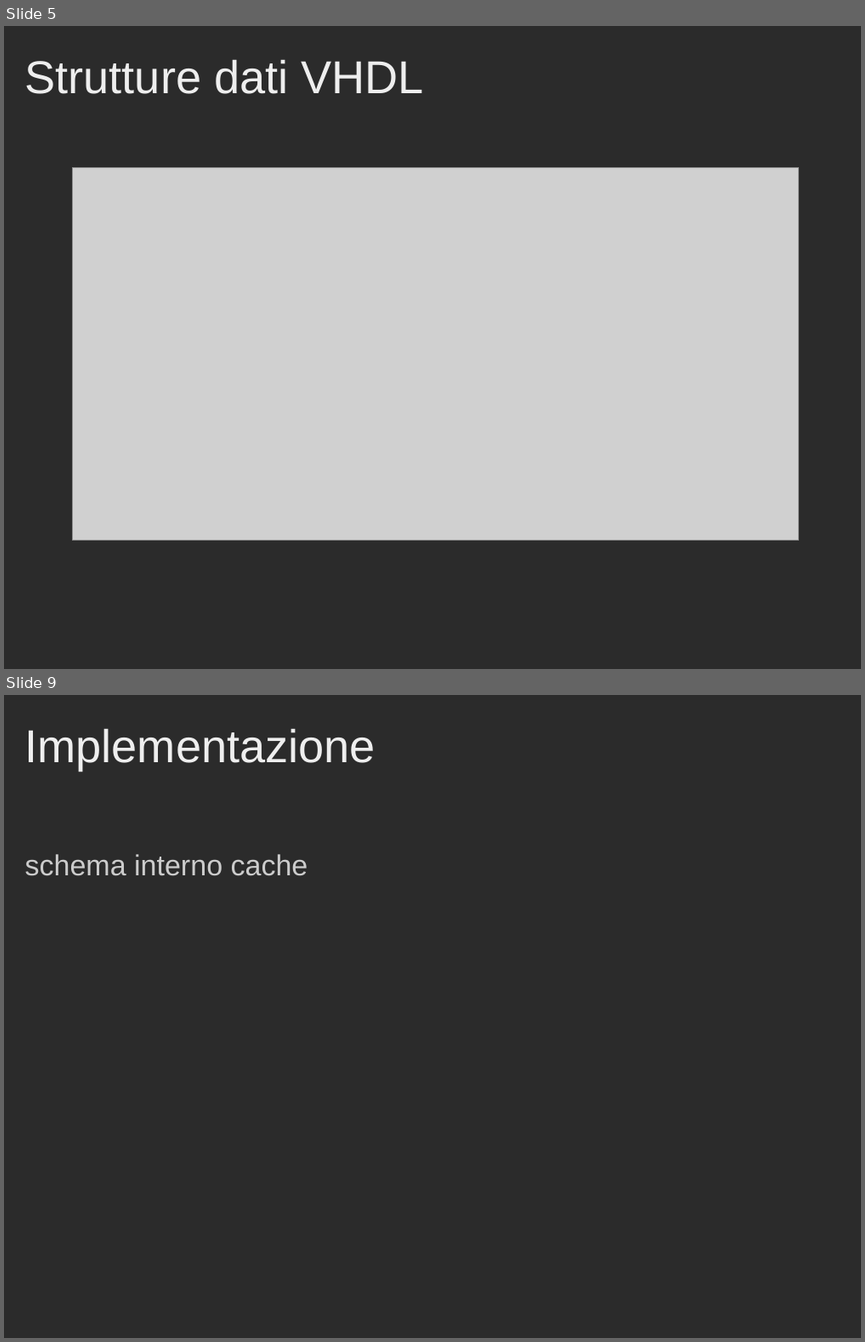
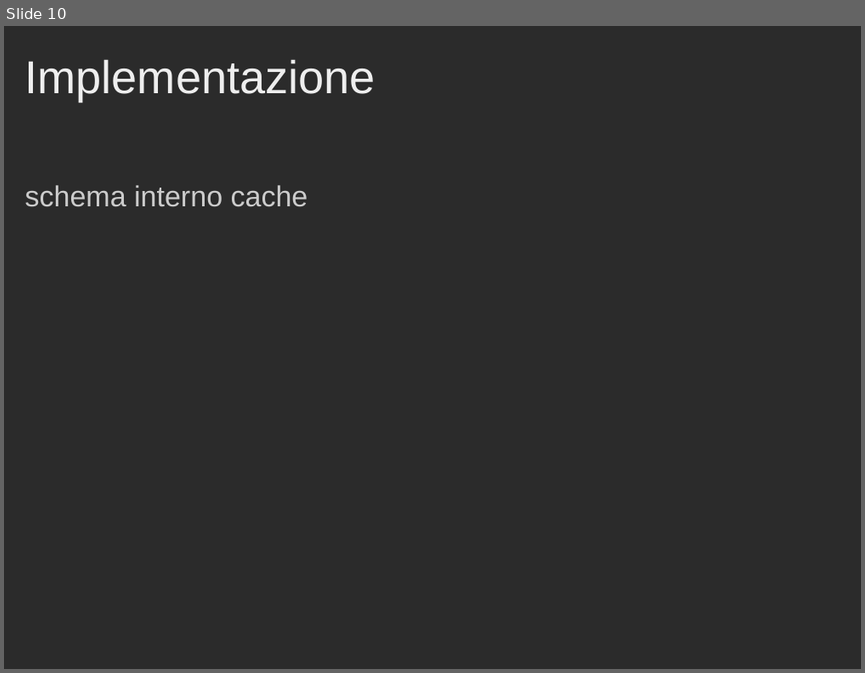
Before and after one commit to Muffo/dlxcache, a slide deck: Presentazione_Progetto_Cache.ppt. Shown one above the other, each under a label of ours: slides 5 and 9 before the commit, slide 10 after it; the slides between them are not shown. The pictures are 865x1342 and 865x673 pixels, drawn with LibreOffice and Linux fonts; fonts in the diff are those of the drawing; grey boxes stand for pictures; background and template pictures are left out; a plain dark background stands for a picture behind light text. Boxes give left, top, right and bottom in pixels: in the first picture for what was removed or moved away, otherwise in the second. Text is boxed around its words. In the diff, an @@ line names an element or a change of style, - is before the commit and + after.

```diff
--- a/Presentazione_Progetto_Cache.ppt
+++ b/Presentazione_Progetto_Cache.ppt
@@ slide 5 removed at (x1=4, y1=26, x2=861, y2=669), background picture (left out) @@
@@ title removed at (x1=25, y1=59, x2=423, y2=94) @@
-Strutture dati VHDL
@@ picture removed at (x1=73, y1=167, x2=799, y2=539) @@
@@ what was slide 9 is now slide 10 @@
```
Also in this commit, not shown: 10 slides changed, 6 slides added, 4 other slides removed, 1 other file.
